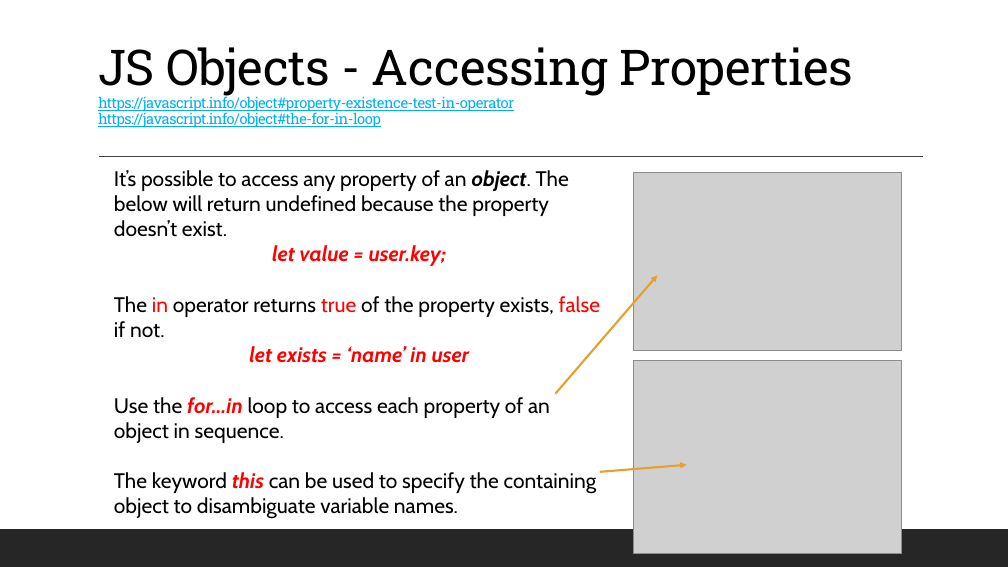
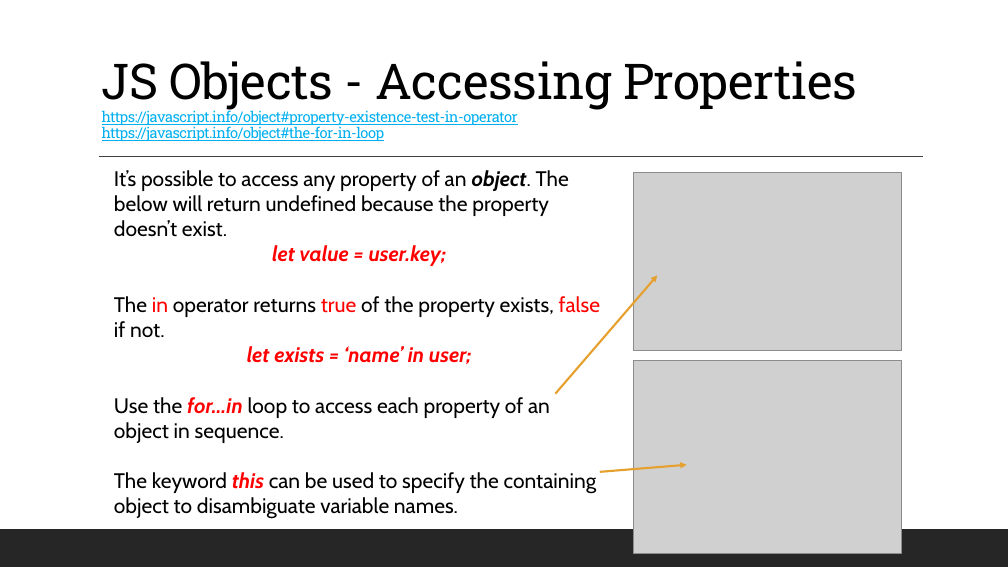
Before and after one commit to 12062021-dynamics365-uta/12062021-batch-repo, a slide deck: slide 6 of pdfs/w3/D25_.NET_JavaScriptObjectsAndClasses.pptx. Drawn at 1008x567 pixels with LibreOffice and Linux fonts; fonts in the diff are those of the drawing; grey boxes stand for pictures. Boxes give left, top, right and bottom in pixels: in the first picture for what was removed or moved away, otherwise in the second. Text is boxed around its words. In the diff, an @@ line names an element or a change of style, - is before the commit and + after.

```diff
--- a/pdfs/w3/D25_.NET_JavaScriptObjectsAndClasses.pptx
+++ b/pdfs/w3/D25_.NET_JavaScriptObjectsAndClasses.pptx
@@ title "JS Objects - Accessing Properties ..." moved from (x1=98, y1=47, x2=854, y2=127) to (x1=102, y1=61, x2=857, y2=141) @@
@@ text at (x1=247, y1=346, x2=472, y2=364): text changed @@
-  let exists = ‘name’ in user
+  let exists = ‘name’ in user;
```
Also in this commit, not shown: 4 other slides changed, 3 other files.
